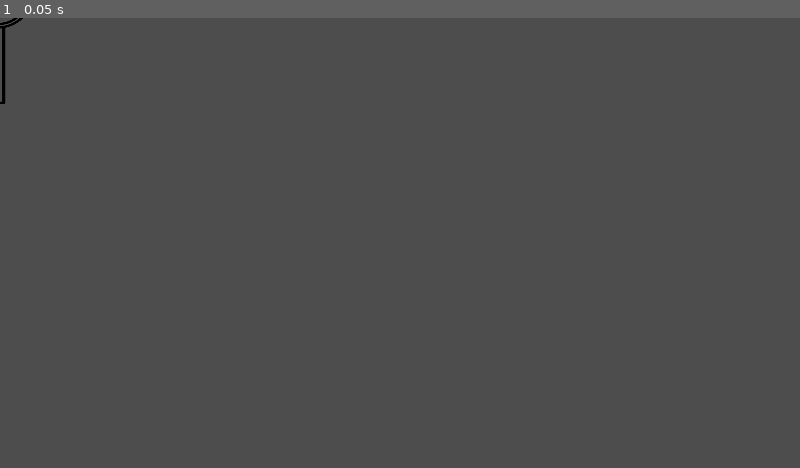
Above: before the commit, frame 1.
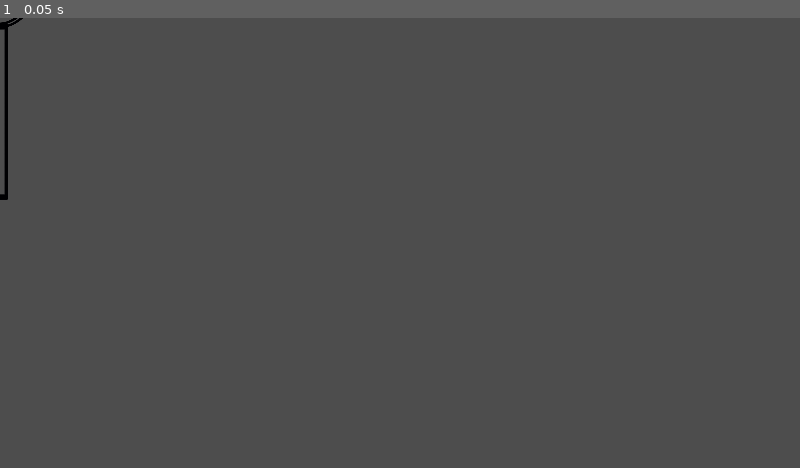
Above: after the commit, the same moment.

Repository: MotionForce/lionRun
Game: Godot game, scene res://assets/prefabs/Ring.tscn
The game is run twice, just before and just after one commit, with the same random seed, the same clock (stepped at 60 frames per second) and the same inputs. This scene is started directly instead of the project's main scene.
Inputs:
- Up to frame 1 (0.05 s): no input

The runs differ from the first frame. In frame 1, 0.2% of the frame differs, in the area x 0-3%, y 0-41%.

Commit message:
pole long

Diff:
--- a/assets/prefabs/Ring.tscn
+++ b/assets/prefabs/Ring.tscn
@@ -3,7 +3,7 @@
 [ext_resource type="Texture2D" uid="uid://cf4e6r7aukkv3" path="res://assets/obstacles/ring.png" id="1_1oyvv"]
 
 [sub_resource type="RectangleShape2D" id="RectangleShape2D_cx7ne"]
-size = Vector2(73.6842, 351.724)
+size = Vector2(73.6842, 820.788)
 
 [node name="Ring" type="Node2D"]
 position = Vector2(0, 4.76837e-07)
@@ -13,17 +13,31 @@
 scale = Vector2(2.095, 2.095)
 
 [node name="Sprite2D" type="Sprite2D" parent="StaticBody2D"]
+position = Vector2(0, -200.807)
 scale = Vector2(1.657, 1)
 texture = ExtResource("1_1oyvv")
+region_enabled = true
+region_rect = Rect2(0, 0, 382, 500.049)
 
 [node name="Sprite2D2" type="Sprite2D" parent="StaticBody2D"]
 z_index = 10
-scale = Vector2(1.657, 1)
+position = Vector2(0, -202.262)
+scale = Vector2(1.657, 0.999391)
 texture = ExtResource("1_1oyvv")
 offset = Vector2(76.71, 0)
 region_enabled = true
-region_rect = Rect2(154, 0, 228, 900)
+region_rect = Rect2(154, 0, 228, 497.713)
+
+[node name="Sprite2D3" type="Sprite2D" parent="StaticBody2D"]
+z_index = 10
+position = Vector2(-159.488, 445.371)
+scale = Vector2(2.0791, 2.24684)
+texture = ExtResource("1_1oyvv")
+offset = Vector2(76.71, 0)
+region_enabled = true
+region_rect = Rect2(156.16, 485.999, 58.7818, 373.973)
 
 [node name="CollisionShape2D" type="CollisionShape2D" parent="StaticBody2D"]
-position = Vector2(-5.26316, 224.138)
+position = Vector2(-3.96717, 447.428)
+scale = Vector2(1, 1)
 shape = SubResource("RectangleShape2D_cx7ne")
